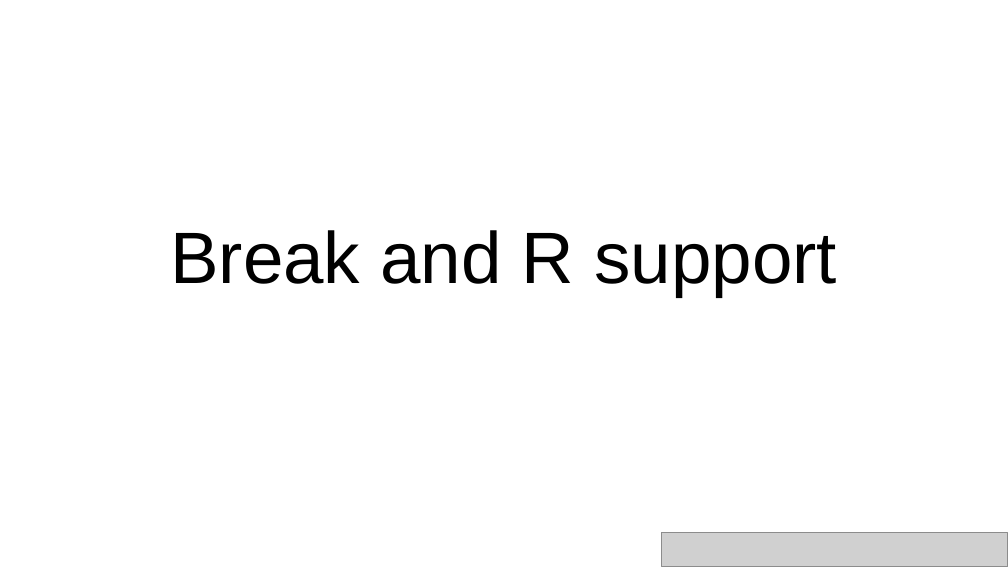
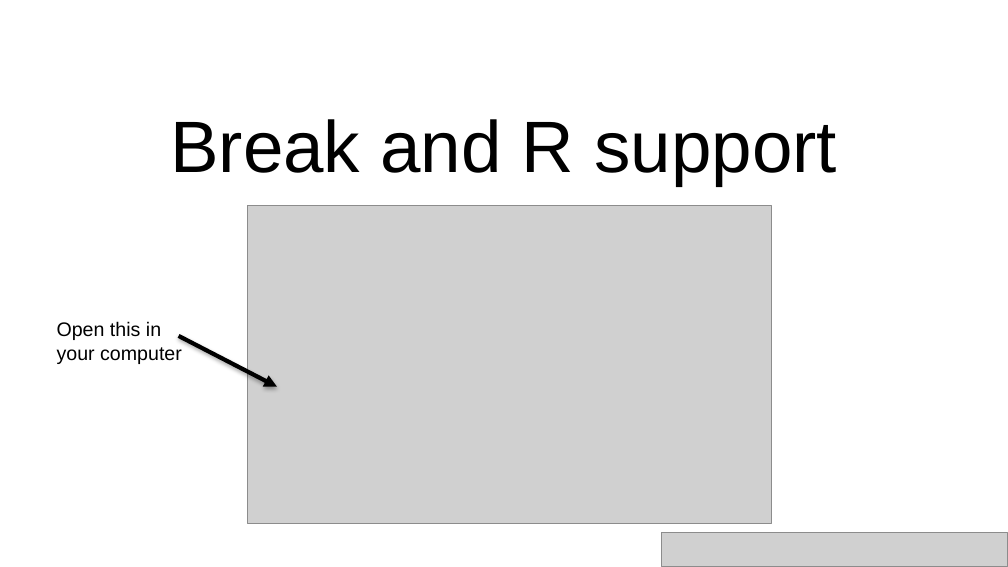
Before and after one commit to mpeces/MiDAS_course_2025, a slide deck: slide 14 of presentations/Hands-on_Setup.pptx. Drawn at 1008x567 pixels with LibreOffice and Linux fonts; fonts in the diff are those of the drawing; grey boxes stand for pictures. Boxes give left, top, right and bottom in pixels: in the first picture for what was removed or moved away, otherwise in the second. Text is boxed around its words. In the diff, an @@ line names an element or a change of style, - is before the commit and + after.

```diff
--- a/presentations/Hands-on_Setup.pptx
+++ b/presentations/Hands-on_Setup.pptx
@@ title "Break and R support" moved from (x1=170, y1=230, x2=837, y2=297) to (x1=170, y1=119, x2=837, y2=185) @@
@@ picture added at (x1=248, y1=206, x2=771, y2=523) @@
@@ text added at (x1=57, y1=321, x2=182, y2=364), 14 pt, text #000000 @@
+Open this in your computer
@@ arrow added from (178, 336) to (277, 387), #000000 3 pt @@
```
Also in this commit, not shown: 5 other slides changed.
